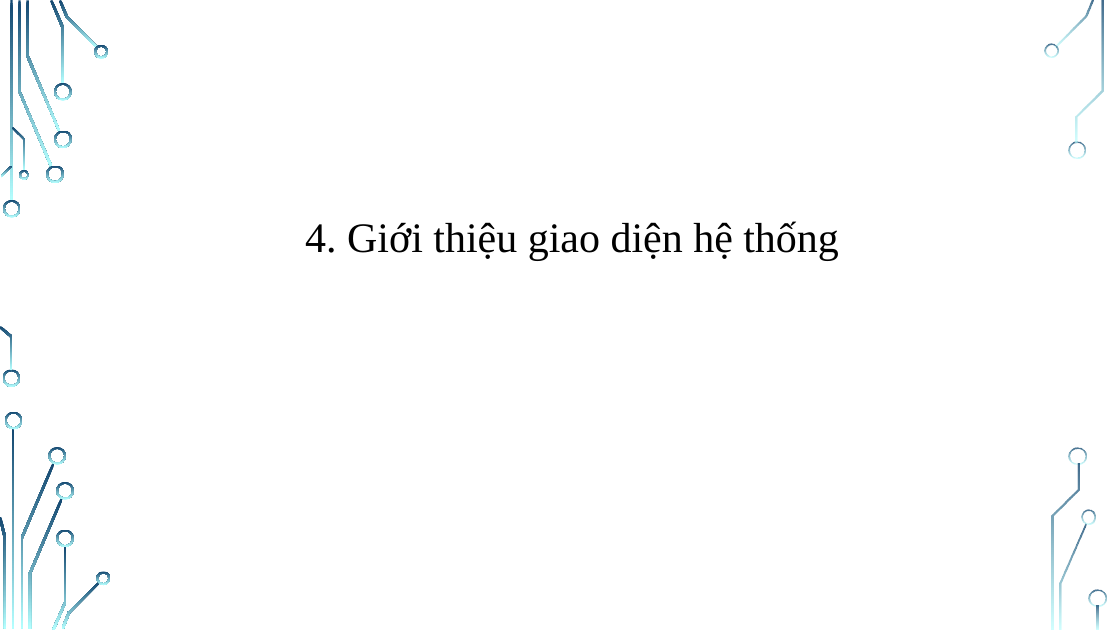
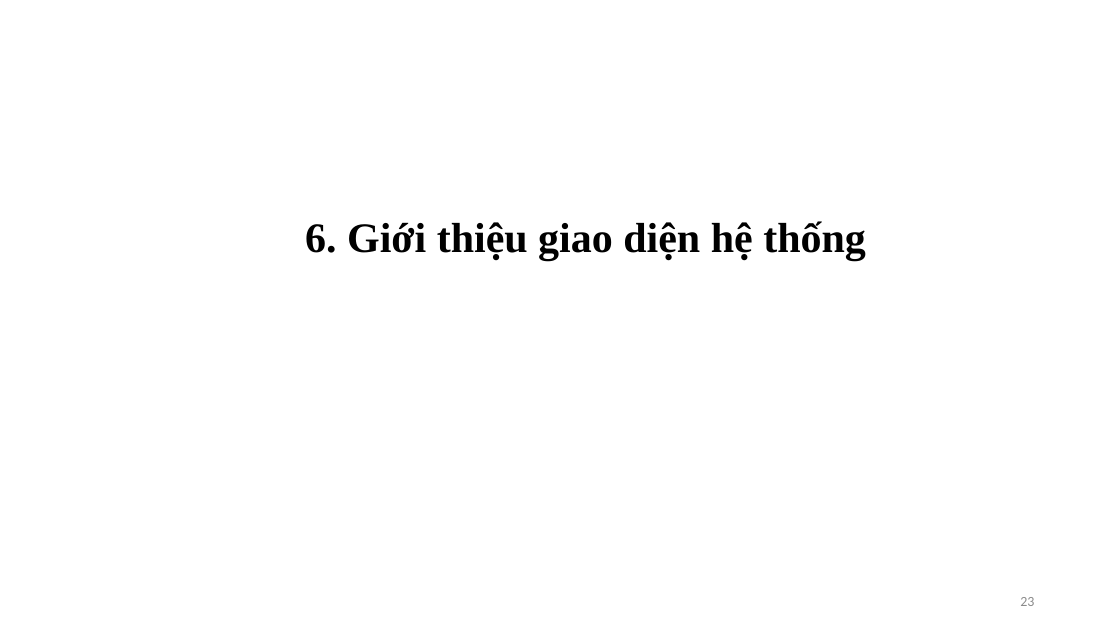
Before and after one commit to NguyenThiHao/DoAnTotNghiep, a slide deck: slide 23 of Documents/Slide do an tot nghiep.pptx (slide 19 before the commit). Drawn at 1120x630 pixels with LibreOffice and Linux fonts; fonts in the diff are those of the drawing; background and template pictures are left out. Boxes give left, top, right and bottom in pixels: in the first picture for what was removed or moved away, otherwise in the second. Text is boxed around its words. In the diff, an @@ line names an element or a change of style, - is before the commit and + after.

```diff
--- a/Documents/Slide do an tot nghiep.pptx
+++ b/Documents/Slide do an tot nghiep.pptx
@@ text at (305, 221, 866, 260): text changed; bold on @@
-4. Giới thiệu giao diện hệ thống
+6. Giới thiệu giao diện hệ thống
@@ page number added at (1020, 597, 1034, 606), 12 pt, text #8C8C8C @@
+23
@@ group removed at (0, 0, 1107, 630): 33 freeform shapes, 3 rectangles @@
```
Also in this commit, not shown: 18 other slides changed, 9 slides added, 2 slides removed, 25 other files.
